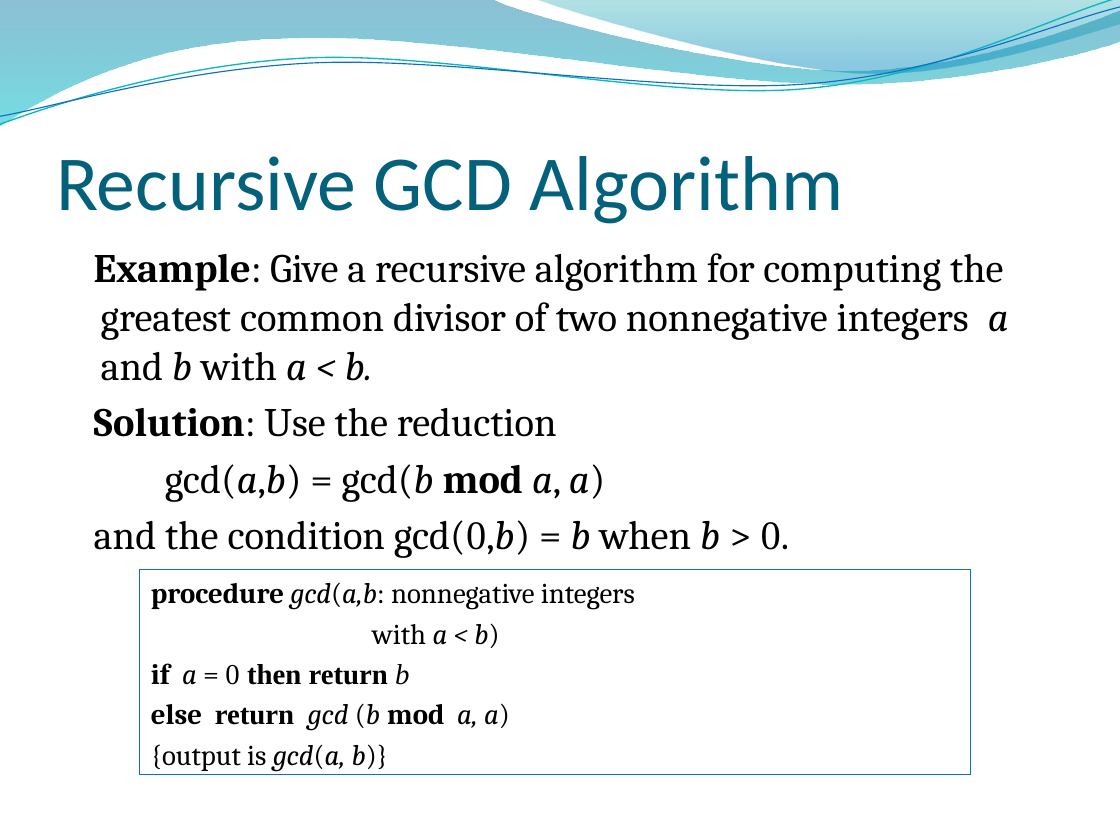
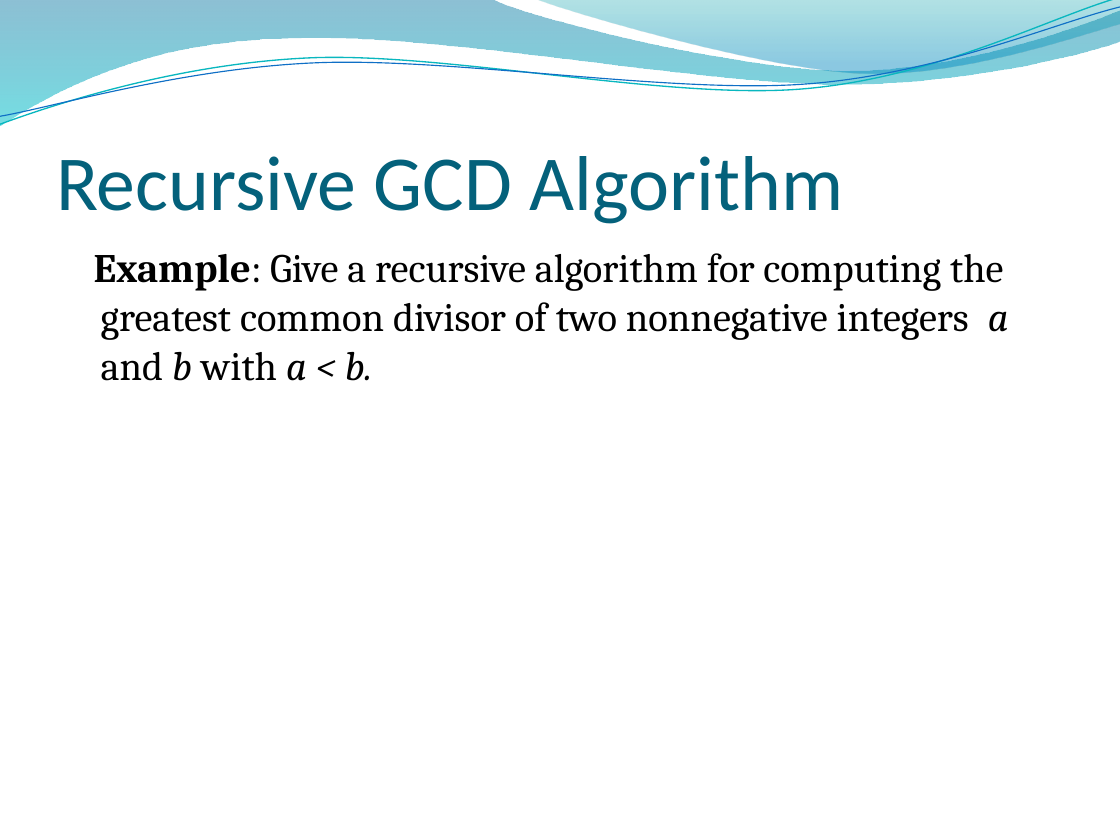
Before and after one commit to lin-chen-GA/lin-chen-GA.github.io, a slide deck: slide 57 of cs2620/slides/cs2620_notes5.pptx. Drawn at 1120x840 pixels with LibreOffice and Linux fonts; fonts in the diff are those of the drawing; background and template pictures are left out. Boxes give left, top, right and bottom in pixels: in the first picture for what was removed or moved away, otherwise in the second. Text is boxed around its words. In the diff, an @@ line names an element or a change of style, - is before the commit and + after.

```diff
--- a/cs2620/slides/cs2620_notes5.pptx
+++ b/cs2620/slides/cs2620_notes5.pptx
@@ text at [94, 408, 790, 558]: paragraphs removed @@
-Solution: Use the reduction
-gcd(a,b) = gcd(b mod a, a)
-and the condition gcd(0,b) = b when b > 0.
@@ rectangle removed at [140, 569, 971, 774] @@
-procedure gcd(a,b: nonnegative integers
-with a < b)
-if a = 0 then return b
-else return gcd (b mod a, a)
-{output is gcd(a, b)}
```
Also in this commit, not shown: 2 other slides changed, 2 slides added, 5 other files.
